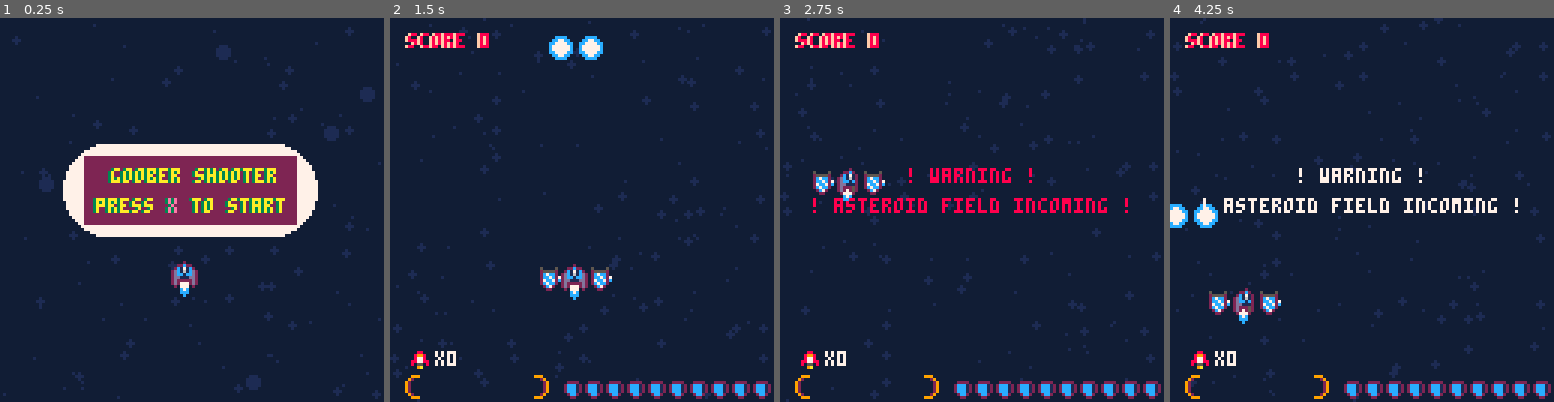
Above: before the commit, frames 1-4 (left to right).
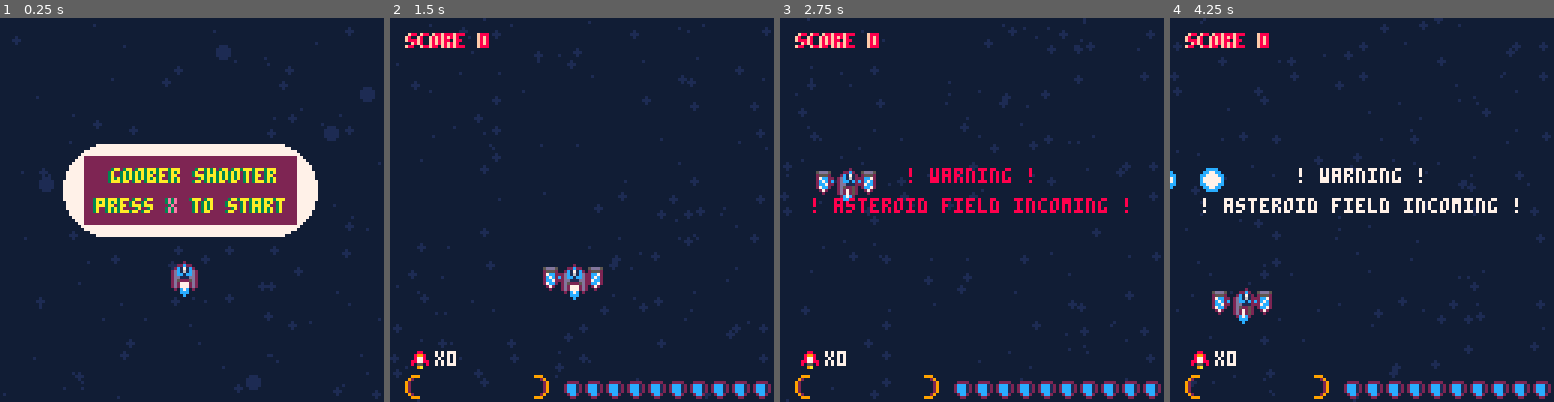
Above: after the commit, the same moments.

Repository: Sam-Horner-42/pico-8
Game: PICO-8 cartridge carts/firstgame/firstgame.p8
Two runs of this game, one before a commit and one after it. Both use one fixed random seed, a clock stepped at 60 frames per second and the inputs below.
Inputs:
- Up to frame 1 (0.25 s): no input
- Up to frame 2 (1.5 s): tap X (X key) at 0.33, 1.07 s; tap O (Z key) at 0.7 s
- Up to frame 3 (2.75 s): hold Right 1.6-2.1 s; tap O (Z key) at 1.7, 2.1, 2.5 s; tap X (X key) at 1.85 s; hold Up 2.15-2.42 s; hold Right from 2.47 s (still down)
- Up to frame 4 (4.25 s): tap O (Z key) every 0.4 s from 2.9 to 4.1 s; tap X (X key) at 2.97, 4.08 s; release Right at 3.03 s; hold Left 3.08-3.58 s; hold Down 3.63-3.97 s; hold Right from 4.02 s (still down)

The runs differ from the first frame. In frame 1, less than 0.1% of the frame differs, in the area x 44-52%, y 67-72%; in frame 2, 1.1%; in frame 3, 0.5%; in frame 4, 1.4%, in the area x 0-29%, y 39-79%.

Commit message:
Made shooting more juicy, lags like crazy now

Diff:
--- a/carts/firstgame/enemies.lua
+++ b/carts/firstgame/enemies.lua
@@ -7,12 +7,16 @@
     w = 7,
     h = 7,
     explosion_timer = 0,
-    health = 2,
+    health = 4,
     sprite = 4,
     hit_effect_timer = 0,
     is_hit = false,
     clr = 8,
     pickup_chance = 0,
+    trailx = 0,
+    traily = 0,
+    trail_rad = 4,
+    trail_clr = 6,
 
 
     new=function(self,tbl)
@@ -27,10 +31,17 @@
 
     update=function(self)
         self.y += self.spd -- only move if alive
+
         if self.drift == 0 then
             self.x += self.drift_amount
         elseif self.drift == 1 then
             self.x -= self.drift_amount
+        end
+
+        if self.clr > 6 then
+            self.clr -= 1
+        else
+            self.clr = 8
         end
         if self.state == "alive" then
 
@@ -50,12 +61,11 @@
                 self.hit_effect_timer = 20
                 self.state = "alive"
             end
-            if hit_sound_cooldown == 0 then
-                sfx(1, 2)
-                hit_sound_cooldown = 5
+
+		elseif self.state == "exploded" then
+            if self.explosion_timer > 2 then
+                self.pickup_chance = flr(rnd(1000))
             end
-		elseif self.state == "exploded" then
-            self.pickup_chance = flr(rnd(200))
             self.spite = 6
                 if self.pickup_chance == 1 then
                     add(pickups, pickup:new({
@@ -92,8 +102,11 @@
         else
             self.is_hit = false
         end
-        if self.hit_effect_timer > 0 and self.hit_effect_timer < 7 then
+
+        if self.hit_effect_timer > 0 and self.hit_effect_timer < 4 then
             self.clr = 7
+        else
+            self.clr = 8
         end
 
     end,
--- a/carts/firstgame/main.lua
+++ b/carts/firstgame/main.lua
@@ -34,6 +34,11 @@
 end
 -- handles pickups
 function pickup_function(spr, player)
+    if spr < 13 then
+        sfx(1, 3)
+    else
+        sfx(14,3)
+    end
     if spr == 9 then
         --logic for shields
         if player.shield == false then
@@ -114,7 +119,7 @@
 	enemy_spawn_timer = 0
 	enemy_spawn_interval = 7
 	pickup_spawn_timer = 0
-	pickup_spawn_interval = 120
+	pickup_spawn_interval = 240
 	warningcolour = 8
 	is_warning_sound_playing = false
 	has_music_started = false
@@ -292,7 +297,10 @@
             if player.alive and enemy.state == "alive" and check_collision(player, enemy) and player.invuln_timer == 0 then
                 enemy_hit(enemy, player, 10)
                 if player.shield == false then
-                    sfx(2, 3)
+                    if hit_sound_cooldown <= 0 then
+                        hit_sound_cooldown = 30
+                        sfx(2, 3)
+                    end
                     player.health -= 10
                     player.fire_cooldown = 10
                     player.invuln_timer = 10
@@ -328,7 +336,7 @@
             end
 
 			if player.alive and p.state == "alive" and check_collision(player, p) then
-                sfx(14, 3)
+
                 pickup_function(p.sprite_id, player)
                 p.state = "hit"
             end
@@ -366,7 +374,7 @@
                 spd = flr(rnd(2)) + 1
 			}))
 		end
-        if game_start_timer >= 480 and rnd() < 0.1 and pickup_spawn_timer >= pickup_spawn_interval then -- it has been long enough between enemy spawns
+        if game_start_timer >= 480 and rnd() < 0.01 and pickup_spawn_timer >= pickup_spawn_interval then -- it has been long enough between enemy spawns
 			pickup_spawn_timer = 0
             add(pickups, pickup:new({
                 x = rnd(118) + 2,
--- a/carts/firstgame/pickups.lua
+++ b/carts/firstgame/pickups.lua
@@ -6,6 +6,9 @@
     w = 8,
     h = 8,
     sprite_id = 9,
+    bx = 0,
+    by = 0,
+    count = 0,
 
     new=function(self,tbl)
         tbl=tbl or {}
@@ -34,6 +37,15 @@
                 if dist > 0 then
                     self.x += ((dx / dist) * self.spd) * 1.2
                     self.y += ((dy / dist) * self.spd) * 1.2
+                    -- draw beam effect (sprite 31 used as example)
+                    local steps = flr(dist) / 10
+                    self.count = dist
+                    for i = 1, steps do
+                        self.bx = self.x + dx / i / 2
+                        self.by = self.y + dy / i / 2
+
+                    end
+
                 end
                 --TODO create link between player and items
             end
@@ -45,6 +57,9 @@
     end,
 
     draw = function(self)
-		outline_spr(self.sprite_id, self.x, self.y, 1, 1, false, false, 12)
+        local clr = 10
+        if self.sprite_id >= 13 then clr = 12 end
+		outline_spr(self.sprite_id, self.x, self.y, 1, 1, false, false, clr)
+        spr(31, self.bx, self.by, 5)
     end,
 }
--- a/carts/firstgame/player.lua
+++ b/carts/firstgame/player.lua
@@ -27,6 +27,8 @@
     flame = 22,
     radius = 0,
     gun = 29,
+    shield_rad = 0,
+    sfx_is_playing = false,
 
 	new = function(self, tbl)
 		tbl = tbl or {}
@@ -80,6 +82,10 @@
 
         self.x=self.x+self.spdx
         self.y=self.y+self.spdy
+
+        if self.shield == true then
+            self.shield_rad = 11 + sin(time() * 1)
+        end
         if self.radius > 0 then
             self.radius -= 1
         else self.radius = 4
@@ -151,36 +157,45 @@
         if self.laser_timer <= 0 then
             self.weapon = "blaster"
         end
+        if not btn(5) then
+            sfx(0, -2)
+            self.sfx_is_playing = false
+        end
         -- blasters and lasers
         if self.fire_cooldown == 0 then
             if btn(5) then
         -- For blaster, only fire if weapon_timer == 0
         -- For laser, fire as long as laser is equipped and timer > 0
                 if self.weapon == "blaster" and self.weapon_timer <= 0 then
-                    self.fire_cooldown = 12
+                    self.fire_cooldown = 4
                     self:shoot()
                 elseif self.weapon == "laser" and self.laser_timer > 0 then
                     self:shoot()
                 end
+
             end
         end
 	end,
 
     -- draw bullets
     shoot = function(self)
+
         if self.weapon == "blaster" then
-            sfx(0, 3)
+            if not self.sfx_is_playing then
+                sfx(0, 3)
+                self.sfx_is_playing = true
+            end
 
             -- left gun
             add(projectiles, projectile:new({
-                x = self.x-5,
-                y = self.y+1
+                x = self.x-9,
+                y = self.y-1
             }))
 
             -- right gun
             add(projectiles, projectile:new({
-                x = self.x + 5,
-                y = self.y+1
+                x = self.x + 7,
+                y = self.y-1
             }))
 
 
@@ -197,10 +212,6 @@
     end,
 
 	draw = function(self)
-
-
-
-
         -- red hit effect
         if self.hit_effect_timer > 0 then
             self.outline = 8
@@ -208,17 +219,16 @@
             self.outline = 2
         end
         if btn(5) and self.fire_cooldown > 8 then
-            circfill(self.x-2, self.y-1, self.radius, 7)
-            circfill(self.x+7, self.y-1, self.radius, 7)
+            circfill(self.x-6, self.y-1, self.radius, 7)
+            circfill(self.x+11, self.y-1, self.radius, 7)
         end
         spr(self.flame, self.x, self.y+6)
 
-        spr(self.gun, self.x+8, self.y)
+        spr(self.gun, self.x+7, self.y, 1, 1 , true)
         spr(self.gun, self.x-9, self.y)
         if self.shield == true then
-            local r = 9 + sin(time() * 1)
-            circ(self.x + 3, self.y + 5, r, 3) -- purple glow
-            circ(self.x + 3, self.y + 5, r-1, 7) -- purple glow
+            circ(self.x + 3, self.y + 5, self.shield_rad, 9) -- purple glow
+            circ(self.x + 3, self.y + 5, self.shield_rad-2, 7) -- purple glow
         end
         outline_spr(self.sprite, self.x, self.y, 1, 1, false, false, self.outline)
         -- reset background palette
@@ -232,19 +242,17 @@
         end
 
         local hearts_x = 120
-        local hearts_y = 120
-        local heart_spacing = -7
 
         -- calculate how many full hearts to show
         local full_hearts = flr(self.health / 10)
 
         --display player health
         for i = 0, 9 do
-            local x = hearts_x + i * heart_spacing
+            local x = hearts_x + i * -7
             if i < full_hearts then
-                spr(1, x, hearts_y) -- full shield
+                spr(1, x, 120) -- full shield
             else
-                spr(2, x, hearts_y) -- broken shield
+                spr(2, x, 120) -- broken shield
             end
         end
 
--- a/carts/firstgame/projectiles.lua
+++ b/carts/firstgame/projectiles.lua
@@ -1,7 +1,7 @@
 projectile = {
     x = 0,
     y = 0,
-    spd = -3,
+    spd = -4,
     w = 8,
     h = 8,
 
Not shown, changed: 23 lines of the sprite sheet (__gfx__) section of carts/firstgame/firstgame.p8
Not shown, changed: the sound effects (__sfx__) section of carts/firstgame/firstgame.p8
